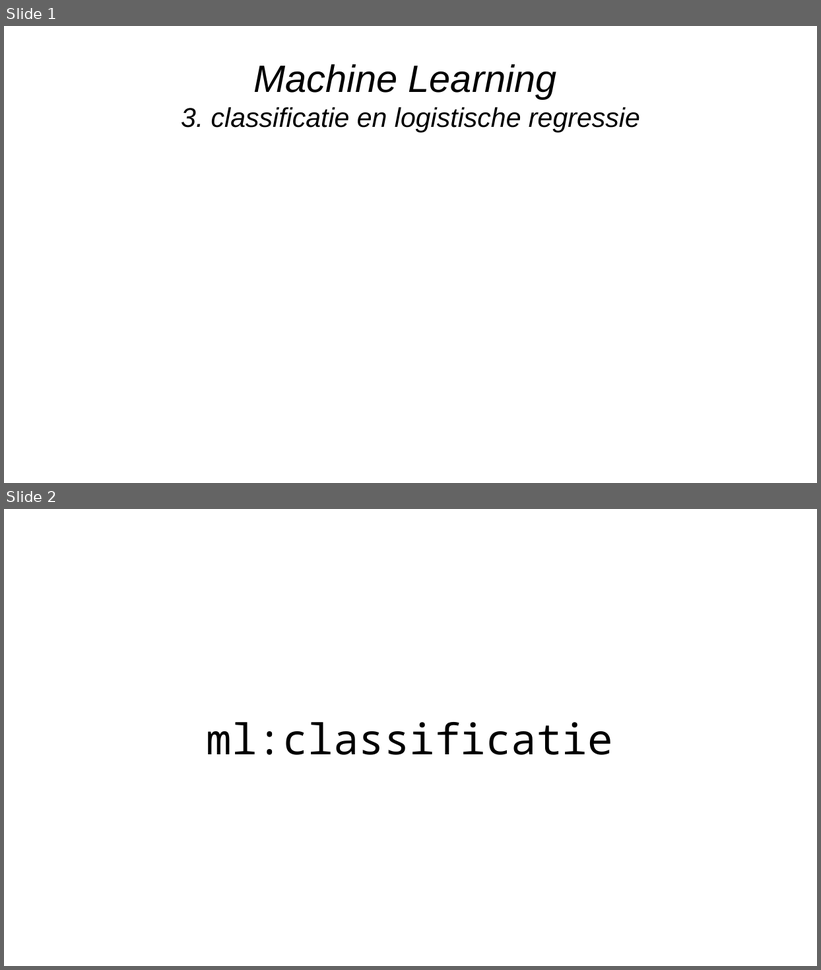
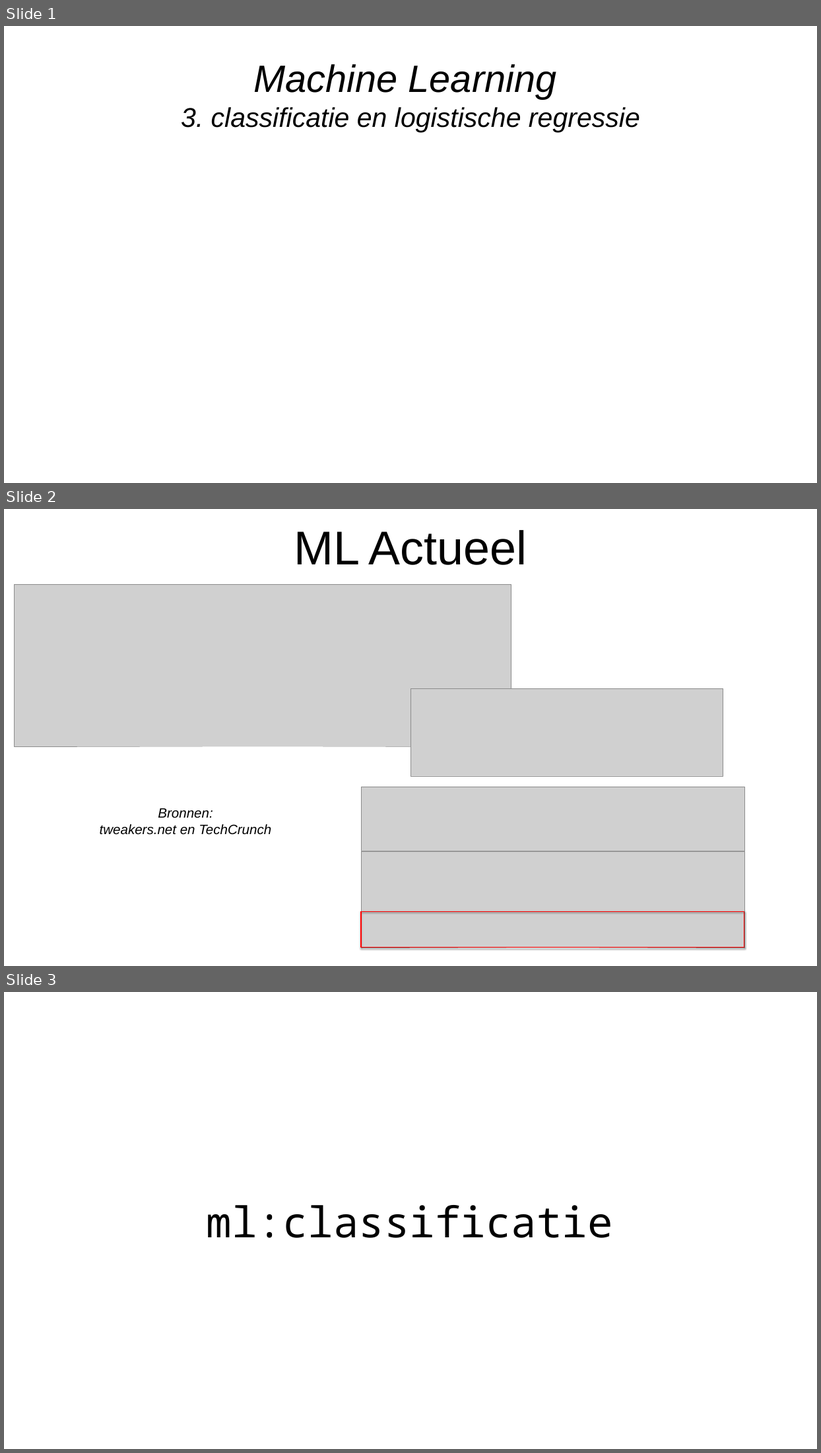
Before and after one commit to hanze-hbo-ict/Machine-Learning, a slide deck: docs/lectures/wk3/ML_wk3_Logistische_regressie.pptx. Shown one above the other, each under a label of ours: slides 1 and 2 before the commit, slides 1, 2 and 3 after it. The pictures are 821x970 and 821x1453 pixels, drawn with LibreOffice and Linux fonts; fonts in the diff are those of the drawing; grey boxes stand for pictures; background and template pictures are left out. Boxes give left, top, right and bottom in pixels: in the first picture for what was removed or moved away, otherwise in the second. Text is boxed around its words. In the diff, an @@ line names an element or a change of style, - is before the commit and + after.

```diff
--- a/docs/lectures/wk3/ML_wk3_Logistische_regressie.pptx
+++ b/docs/lectures/wk3/ML_wk3_Logistische_regressie.pptx
@@ slide 2 added at bbox=[4, 509, 817, 966], background #FFFFFF @@
@@ title added at bbox=[294, 530, 527, 565], 112 pt, text #000000 @@
+ML Actueel
@@ picture added at bbox=[15, 584, 511, 747] @@
@@ picture added at bbox=[411, 689, 723, 776] @@
@@ picture added at bbox=[361, 787, 745, 852] @@
@@ text added at bbox=[100, 809, 271, 835], 32 pt, text #000000, italic @@
+Bronnen:
+tweakers.net en TechCrunch
@@ picture added at bbox=[361, 852, 745, 948] @@
@@ rectangle added at bbox=[361, 912, 745, 948], outline #FF0000 2 pt @@
@@ what was slide 2 is now slide 3 @@
```
Also in this commit, not shown: 4 slides changed, 2 other files.
